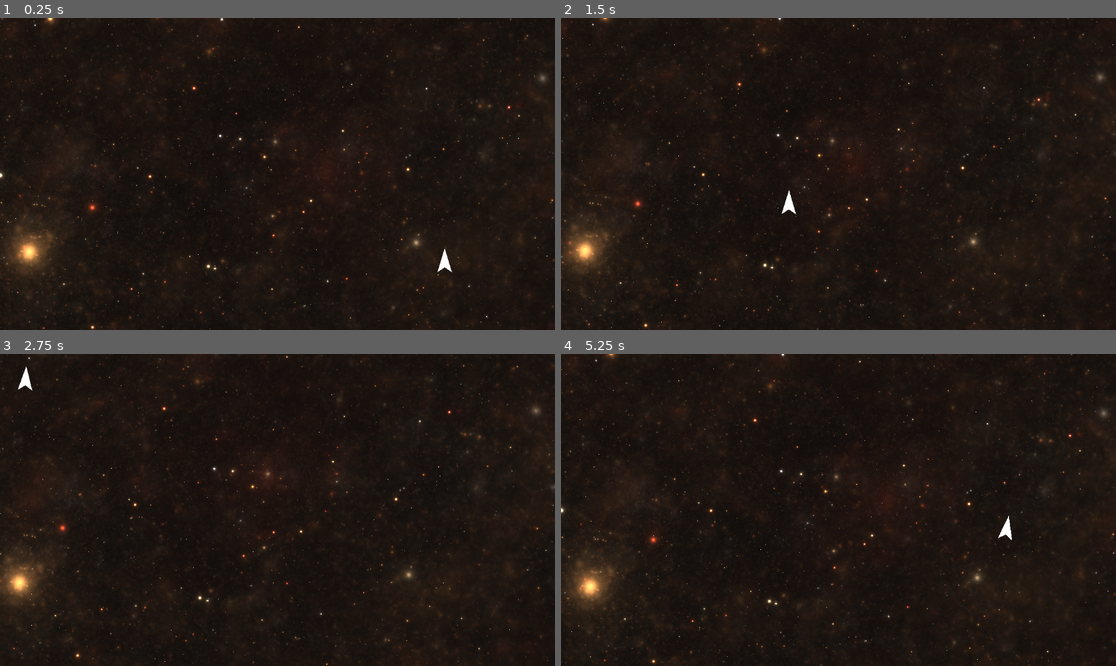
Above: before the commit, frames 1-4 (two rows, left to right).
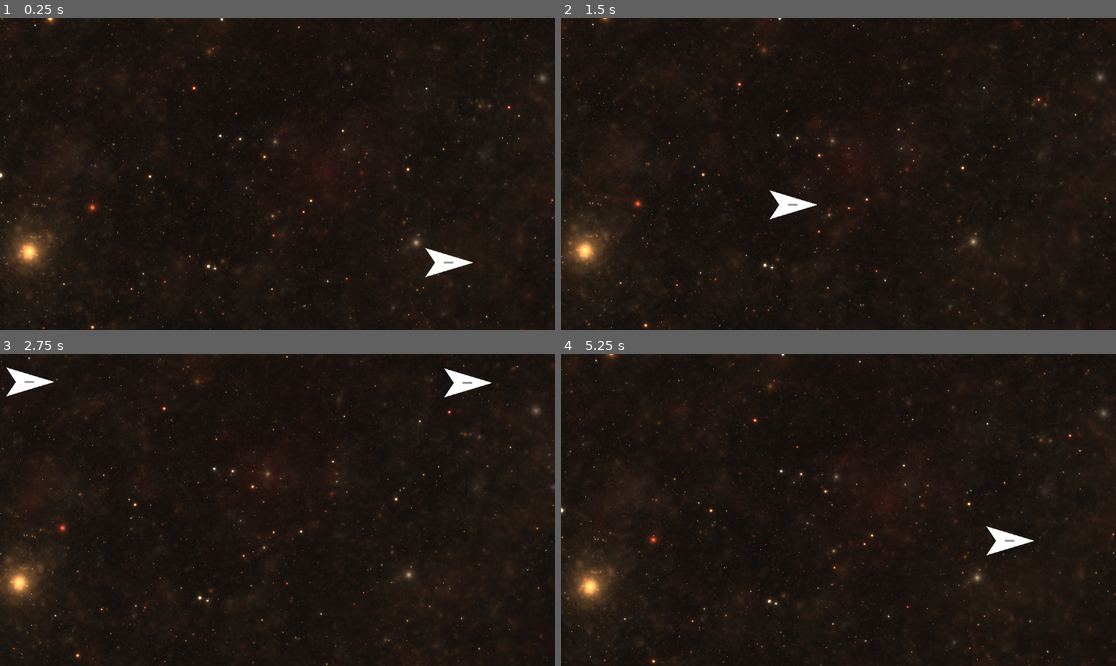
Above: after the commit, the same moments.

Repository: FKD13/Void-Protocol
Game: Godot game, scene res://root.tscn
Same seed, same stepped clock (60 frames per second), same inputs: the game is played once before the commit and once after it.
Inputs:
- Up to frame 1 (0.25 s): no input
- Up to frame 2 (1.5 s): tap Enter at 0.5 s; hold Right (ui_right) 0.53-1.28 s; hold K 0.53-1.28 s; tap Space at 0.77, 1.07 s; tap J at 0.8, 1.35 s; hold Down (ui_down) from 1.28 s (still down)
- Up to frame 3 (2.75 s): tap Space at 1.52, 1.82 s; tap L at 1.55 s; release Down (ui_down) at 2.03 s; hold Right (ui_right) from 2.03 s (still down); hold L from 2.03 s (still down); tap M at 2.3 s
- Up to frame 4 (5.25 s): release Right (ui_right) at 2.78 s; release L at 2.78 s; hold Up (ui_up) 2.78-3.53 s; tap M at 2.85 s; tap Space at 3.02, 3.05, 3.32, 4.52, 4.82 s; hold Space 3.53-4.28 s; hold Left (ui_left) 3.53-5.03 s; tap K at 3.8, 4.35 s; tap J at 4.55 s; hold Down (ui_down) from 5.03 s (still down); hold J from 5.03 s (still down)

The runs differ from the first frame. In frame 1, 0.3% of the frame differs, in the area x 76-86%, y 73-84%; in frame 2, 0.3%; in frame 3, 0.6%, in the area x 1-89%, y 4-15%; in frame 4, 0.4%.

Commit message:
new code

Diff:
--- /dev/null
+++ b/bullet.gd
@@ -0,0 +1,4 @@
+extends RigidBody2D
+
+func launch(direction: float, force: int):
+	apply_central_force(force*Vector2(cos(direction), sin(direction)))
--- /dev/null
+++ b/bullet.tscn
@@ -0,0 +1,18 @@
+[gd_scene load_steps=3 format=3 uid="uid://c0qlmobmwsixb"]
+
+[ext_resource type="Script" path="res://bullet.gd" id="1_q3wm2"]
+
+[sub_resource type="RectangleShape2D" id="RectangleShape2D_bny71"]
+size = Vector2(44, 2)
+
+[node name="Bullet" type="RigidBody2D"]
+collision_layer = 2
+collision_mask = 2
+mass = 0.1
+script = ExtResource("1_q3wm2")
+
+[node name="CollisionShape2D" type="CollisionShape2D" parent="."]
+shape = SubResource("RectangleShape2D_bny71")
+
+[node name="Polygon2D" type="Polygon2D" parent="."]
+polygon = PackedVector2Array(23, -1, 23, 1, 0, 1, -23, 1, -23, -1, 0, -1)
--- /dev/null
+++ b/local_input.gd
@@ -0,0 +1,31 @@
+extends Node2D
+
+
+# Called when the node enters the scene tree for the first time.
+func _ready() -> void:
+	set_process_input(true)
+
+# Called every frame. 'delta' is the elapsed time since the previous frame.
+func _process(delta: float) -> void:
+	if Input.is_key_pressed(KEY_RIGHT):
+		$Ship.thrust_right(1)
+		$Ship2.thrust_left(1)
+	else:
+		$Ship.thrust_right(0)
+		$Ship2.thrust_left(0)
+	if Input.is_key_pressed(KEY_LEFT):
+		$Ship.thrust_left(1)
+		$Ship2.thrust_right(1)
+	else:
+		$Ship.thrust_left(0)
+		$Ship2.thrust_right(0)
+# 	if Input.is_key_pressed(KEY_SPACE):
+# 		thrust_forward()
+# 	if Input.is_key_pressed(KEY_K):
+# 		gun_right()
+# 	if Input.is_key_pressed(KEY_J):
+# 		gun_left()
+	if Input.is_key_pressed(KEY_L):
+		$Ship.gun_shoot_request(true)
+	if Input.is_key_pressed(KEY_M):
+		$Ship2.gun_shoot_request(true)
--- a/rigid_body_2d.gd
+++ b/rigid_body_2d.gd
@@ -1,21 +1,57 @@
 extends RigidBody2D
 
+var bullet = preload("res://bullet.tscn")
 
-# Called when the node enters the scene tree for the first time.
-func _ready() -> void:
-	set_process_input(true)
-	pass # Replace with function body.
+var _last_shot: int = 0
+
+var _thrust_right: float = 0
+var _thrust_left: float = 0
+var _thrust_forward: float = 0
+var _gun_right: float = 0
+var _gun_left: float = 0
+var _gun_shoot: bool = false
+
+func _physics_process(delta: float) -> void:
+	# Rotational thrust
+	apply_torque(delta * 40000 * (-_thrust_left + _thrust_right))
+	# Forward thrust
+	apply_central_force(delta * 80000 * (_thrust_forward) * Vector2(cos(rotation), sin(rotation)))
+	# Barrel Rotation
+	$Barrel.rotate(delta * 0.1 * (-_gun_left * _gun_right))
+	# Shoot
+	var now = Time.get_ticks_msec()
+	if _gun_shoot and now - _last_shot > 1000:
+		_last_shot = now
+		_gun_shoot = false
+		# Move ship
+		apply_central_force(10000*Vector2(cos($Barrel.rotation+rotation-PI), sin($Barrel.rotation+rotation-PI)))
+		# Spawn and move bullet
+		var b: RigidBody2D = bullet.instantiate()
+		get_tree().root.add_child(b)
+		b.position = position
+		b.rotation = $Barrel.rotation+rotation
+		b.launch($Barrel.rotation+rotation, 10000)
 
 
-# Called every frame. 'delta' is the elapsed time since the previous frame.
-func _process(delta: float) -> void:
-	pass
+func thrust_right(percentage: float) -> void:
+	if 0 <= percentage and percentage <= 1:
+		_thrust_right = percentage
 
+func thrust_left(percentage: float) -> void:
+	if 0 <= percentage and percentage <= 1:
+		_thrust_left = percentage
 
-func _physics_process(delta: float) -> void:
-	if Input.is_key_pressed(KEY_RIGHT):
-		apply_torque(10)
-	if Input.is_key_pressed(KEY_LEFT):
-		apply_torque(-10)
-	if Input.is_key_pressed(KEY_SPACE):
-		apply_central_force(10*Vector2(cos(rotation-PI/2), sin(rotation-PI/2)))
+func thrust_forward(percentage: float) -> void:
+	if 0 <= percentage and percentage <= 1:
+		_thrust_forward = percentage
+
+func gun_right(percentage: float) -> void:
+	if 0 <= percentage and percentage <= 1:
+		_gun_right = percentage
+
+func gun_left(percentage: float) -> void:
+	if 0 <= percentage and percentage <= 1:
+		_gun_left = percentage
+
+func gun_shoot_request(shoot: bool) -> void:
+	_gun_shoot = shoot
--- a/root.tscn
+++ b/root.tscn
@@ -1,5 +1,6 @@
 [gd_scene load_steps=6 format=3 uid="uid://h0aetvmb4fpc"]
 
+[ext_resource type="Script" path="res://local_input.gd" id="1_6k4b0"]
 [ext_resource type="PackedScene" uid="uid://hcfc0itylfhd" path="res://ship.tscn" id="1_mhsl7"]
 [ext_resource type="Script" path="res://root.gd" id="1_v85q6"]
 [ext_resource type="Script" path="res://free_cam.gd" id="2_n7a5q"]
@@ -46,3 +47,5 @@
 metadata/_edit_group_ = true
 
 [node name="Camera2D" type="Camera2D" parent="FreeCam"]
+[node name="Ship2" parent="." instance=ExtResource("1_mhsl7")]
+position = Vector2(1987, 624)
--- a/ship.tscn
+++ b/ship.tscn
@@ -2,15 +2,19 @@
 
 [ext_resource type="Script" path="res://rigid_body_2d.gd" id="1_pmm3k"]
 
-[node name="Ship" type="Node2D"]
-
-[node name="RigidBody2D" type="RigidBody2D" parent="."]
+[node name="Ship" type="RigidBody2D"]
+mass = 4.0
 script = ExtResource("1_pmm3k")
 
-[node name="CollisionPolygon2D" type="CollisionPolygon2D" parent="RigidBody2D"]
-scale = Vector2(5, 5)
-polygon = PackedVector2Array(-3, 4, 0, -6, 3, 4, 0, 2)
+[node name="CollisionPolygon2D" type="CollisionPolygon2D" parent="."]
+scale = Vector2(10, 10)
+polygon = PackedVector2Array(-4, -3, 6, 0, -4, 3, -2, 0)
 
-[node name="Polygon2D" type="Polygon2D" parent="RigidBody2D"]
-scale = Vector2(5, 5)
-polygon = PackedVector2Array(0, -6, 3, 4, 0, 2, -3, 4)
+[node name="Polygon2D" type="Polygon2D" parent="."]
+scale = Vector2(10, 10)
+polygon = PackedVector2Array(6, 0, -4, 3, -2, 0, -4, -3)
+
+[node name="Barrel" type="Polygon2D" parent="."]
+scale = Vector2(2, 2)
+color = Color(0.587078, 0.587078, 0.587078, 1)
+polygon = PackedVector2Array(9, 1, -1, 1, -1, -1, 9, -1)
